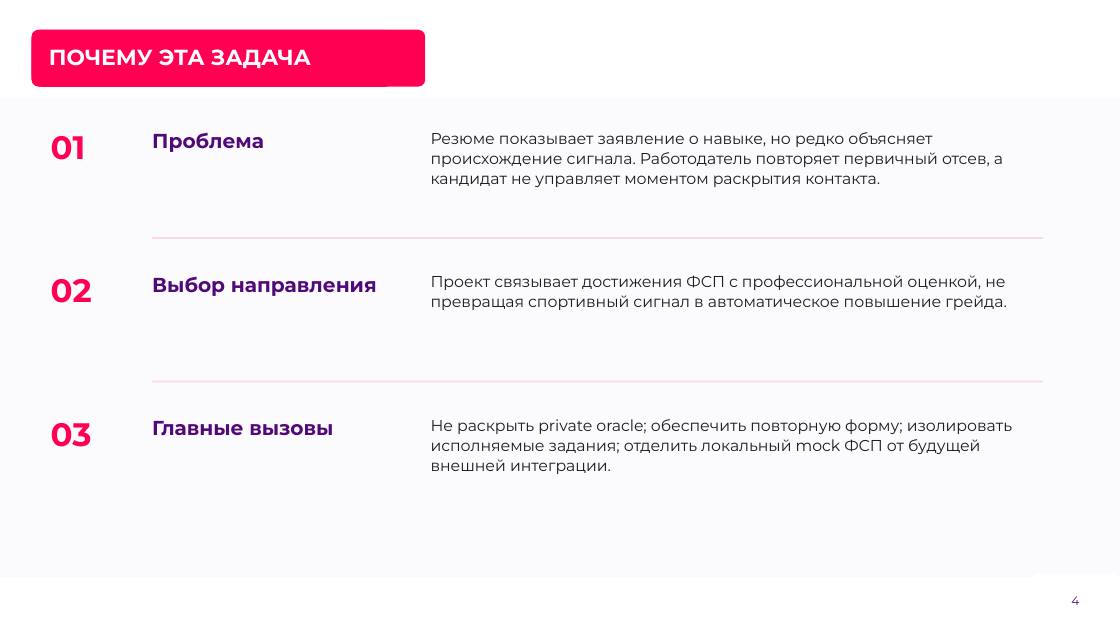
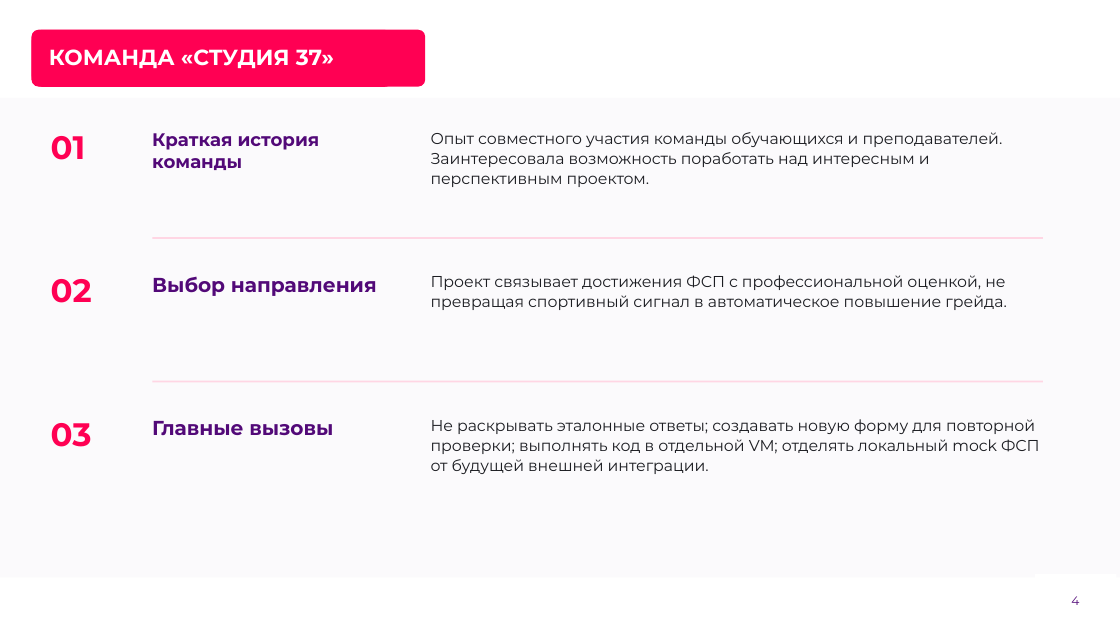
Before and after one commit to punkpsyh-hash/Fsp, a slide deck: slide 4 of docs/delivery/fsp-lct-2026.pptx. Drawn at 1120x630 pixels with LibreOffice and Linux fonts; fonts in the diff are those of the drawing; background and template pictures are left out. Boxes give left, top, right and bottom in pixels: in the first picture for what was removed or moved away, otherwise in the second. Text is boxed around its words. In the diff, an @@ line names an element or a change of style, - is before the commit and + after.

```diff
--- a/docs/delivery/fsp-lct-2026.pptx
+++ b/docs/delivery/fsp-lct-2026.pptx
@@ text at (49, 49, 334, 68): text changed @@
-ПОЧЕМУ ЭТА ЗАДАЧА
+КОМАНДА «СТУДИЯ 37»
@@ text at (152, 133, 320, 170): text changed; size 17.2 to 15.6 pt @@
-Проблема
+Краткая история команды
@@ text at (431, 132, 1003, 187): text changed @@
-Резюме показывает заявление о навыке, но редко объясняет происхождение сигнала. Работодатель повторяет первичный отсев, а кандидат не управляет моментом раскрытия контакта.
+Опыт совместного участия команды обучающихся и преподавателей. Заинтересовала возможность поработать над интересным и перспективным проектом.
@@ text at (431, 419, 1040, 474): text changed @@
-Не раскрыть private oracle; обеспечить повторную форму; изолировать исполняемые задания; отделить локальный mock ФСП от будущей внешней интеграции.
+Не раскрывать эталонные ответы; создавать новую форму для повторной проверки; выполнять код в отдельной VM; отделять локальный mock ФСП от будущей внешней интеграции.
```
Also in this commit, not shown: 5 other slides changed, 56 other files.
